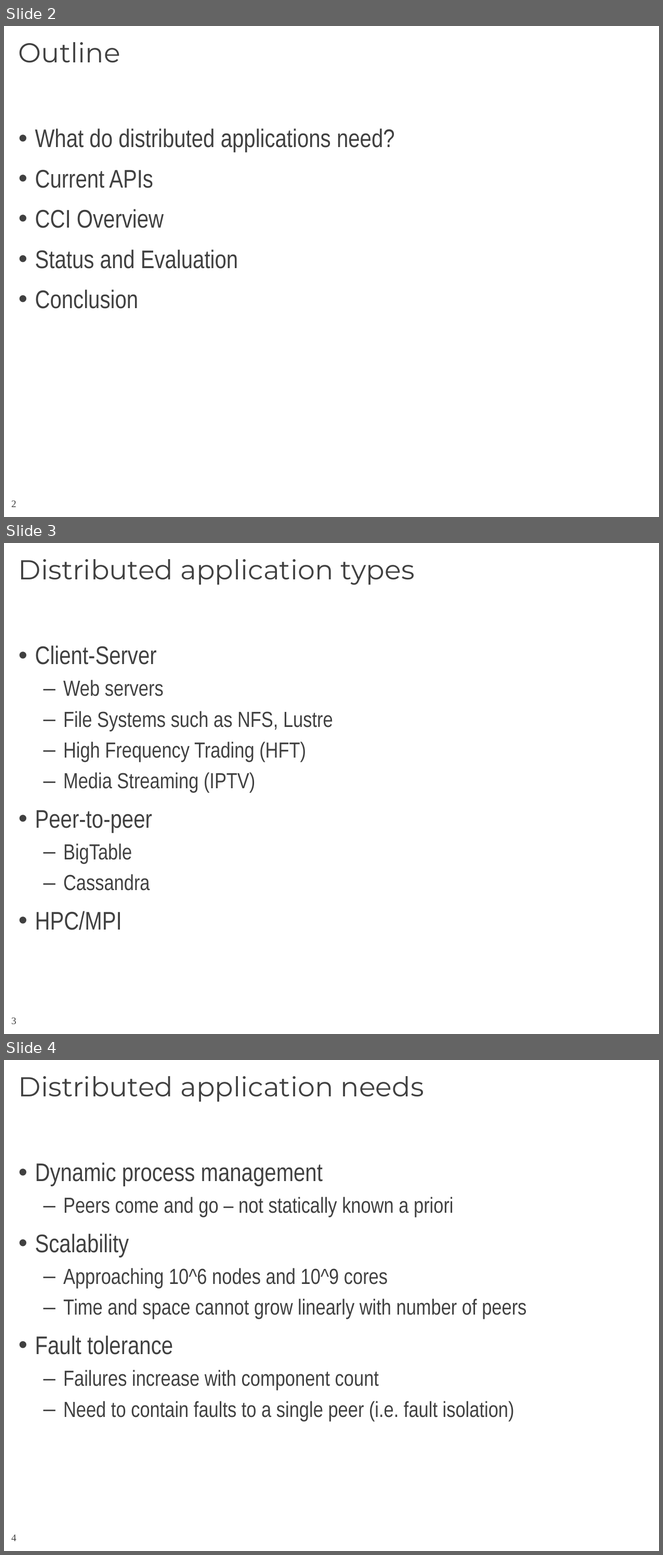
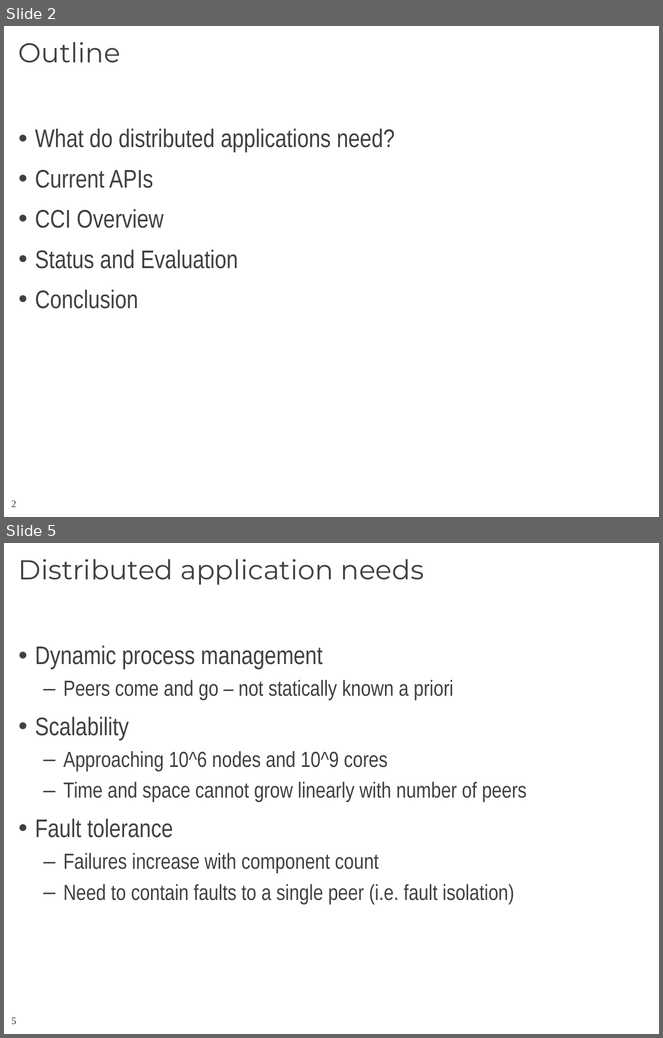
Before and after one commit to CCI/pub, a slide deck: slides/HotI-2011/2011-HotI-CCI-OLCF.pptx. Shown one above the other, each under a label of ours: slides 2, 3 and 4 before the commit, slides 2 and 5 after it; the slides between them are not shown. The pictures are 663x1555 and 663x1038 pixels, drawn with LibreOffice and Linux fonts; fonts in the diff are those of the drawing; background and template pictures are left out. Boxes give left, top, right and bottom in pixels: in the first picture for what was removed or moved away, otherwise in the second. Text is boxed around its words. In the diff, an @@ line names an element or a change of style, - is before the commit and + after.

```diff
--- a/slides/HotI-2011/2011-HotI-CCI-OLCF.pptx
+++ b/slides/HotI-2011/2011-HotI-CCI-OLCF.pptx
@@ slide 3 removed at (4, 543, 659, 1034), background #FFFFFF; not listed: 1 template element that a slide beside it also shows @@
@@ title removed at (19, 559, 415, 585) @@
-Distributed application types
@@ text removed at (35, 645, 333, 930) @@
-• Client-Server
-  – Web servers
-  – File Systems such as NFS, Lustre
-  – High Frequency Trading (HFT)
-  – Media Streaming (IPTV)
-• Peer-to-peer
-  – BigTable
-  – Cassandra
-• HPC/MPI
@@ what was slide 4 is now slide 5 @@
@@ page number at (11, 1018, 16, 1025): text changed @@
-4
+5
```
Also in this commit, not shown: 1 slide changed, 2 slides added.
